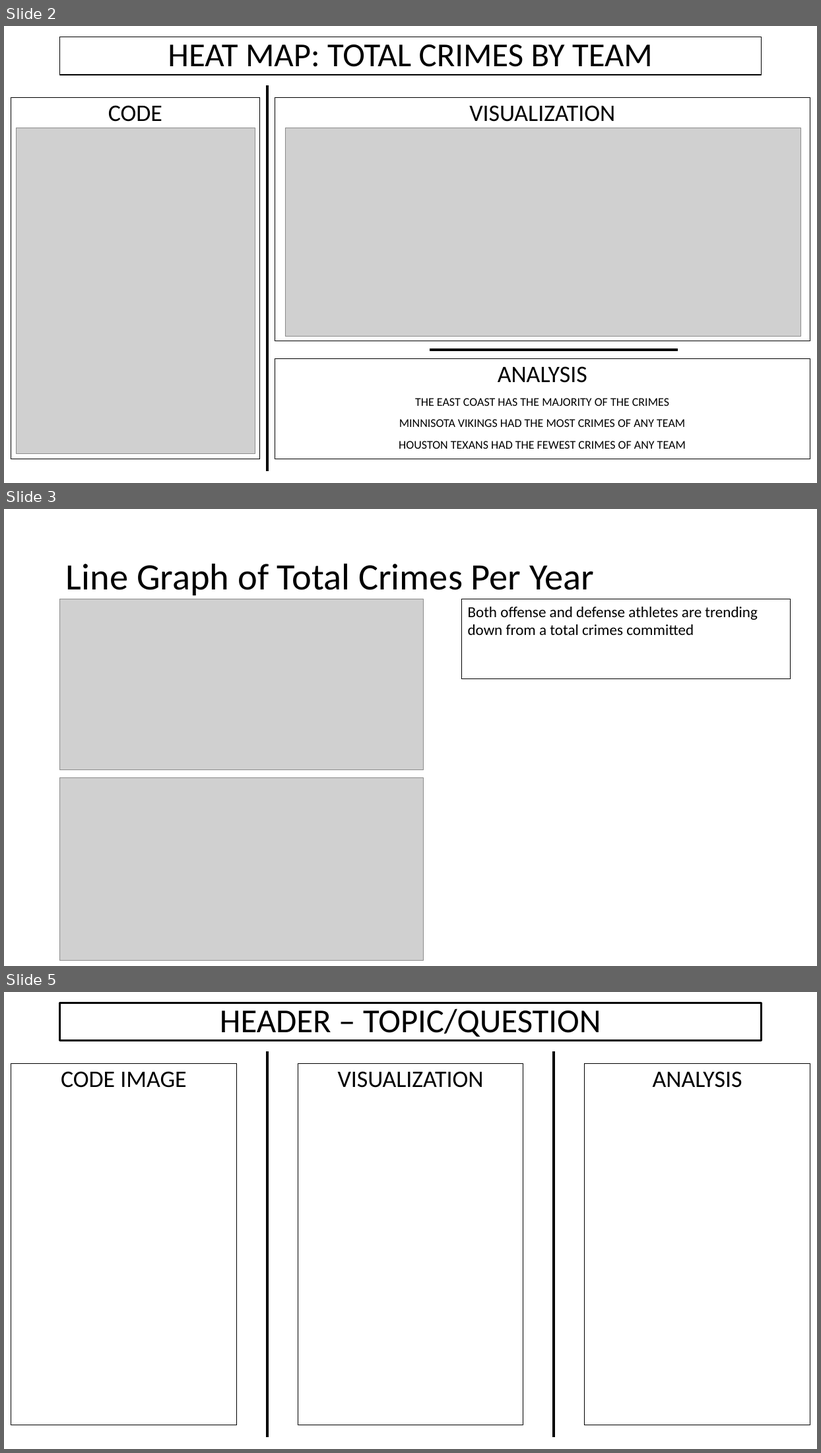
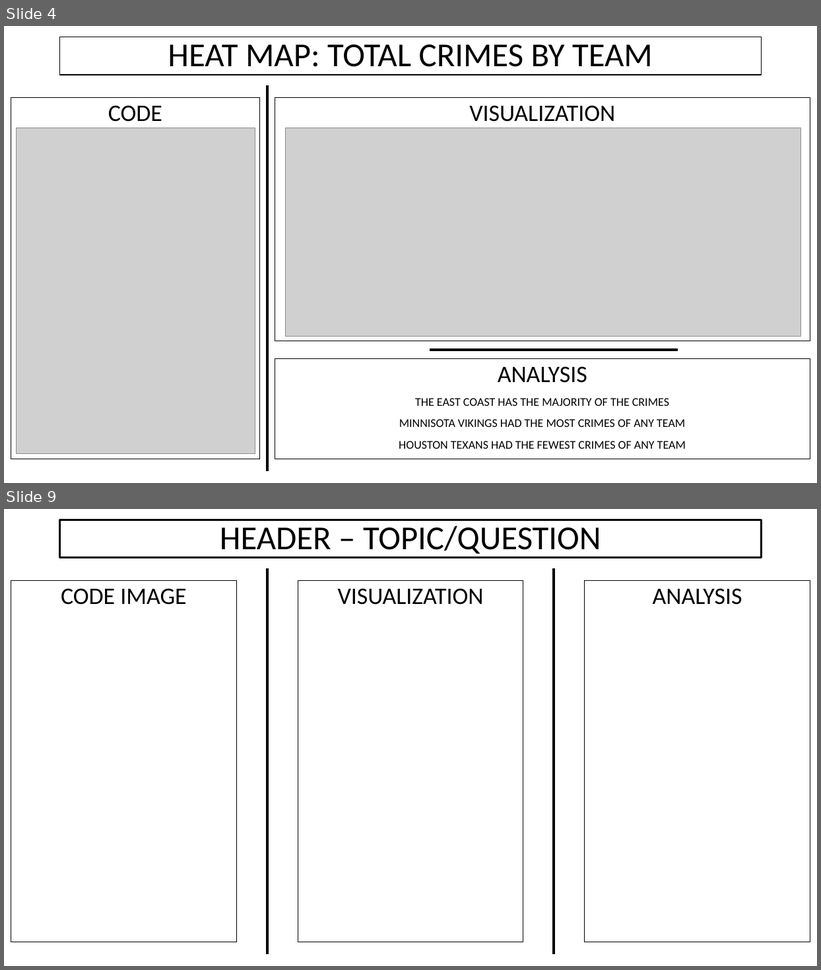
Before and after one commit to alecslaney/project2, a slide deck: CHADS_CODING/CRIME + NFL.pptx. Shown one above the other, each under a label of ours: slides 2, 3 and 5 before the commit, slides 4 and 9 after it; the slides between them are not shown. The pictures are 821x1453 and 821x970 pixels, drawn with LibreOffice and Linux fonts; fonts in the diff are those of the drawing; grey boxes stand for pictures. Boxes give left, top, right and bottom in pixels: in the first picture for what was removed or moved away, otherwise in the second. Text is boxed around its words. In the diff, an @@ line names an element or a change of style, - is before the commit and + after.

```diff
--- a/CHADS_CODING/CRIME + NFL.pptx
+++ b/CHADS_CODING/CRIME + NFL.pptx
@@ slide 3 removed at bbox=[4, 509, 817, 966], background #FFFFFF @@
@@ title removed at bbox=[66, 563, 594, 595] @@
-Line Graph of Total Crimes Per Year
@@ picture removed at bbox=[60, 599, 424, 770] @@
@@ rectangle removed at bbox=[462, 599, 791, 679] @@
-Both offense and defense athletes are trending down from a total crimes committed
@@ picture removed at bbox=[60, 778, 424, 961] @@
@@ what was slide 2 is now slide 4 @@
@@ what was slide 5 is now slide 9 @@
```
Also in this commit, not shown: 7 slides added, 1 other slide removed.
